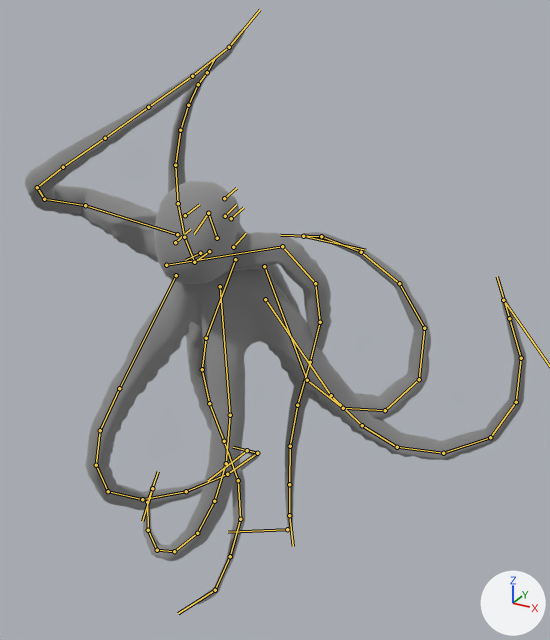
What one commit did to the FBX model Assets/Animations/bossAnimations/Octoboss_anim.fbx.
Before and after are seen from a 50 mm camera at (14.2, -22.7, 47.2) aimed at (1.5, 0.3, 35.7). Lighting does not change. The marker at lower right points along +X, +Y and +Z. Both versions are drawn at frame 88 of the action 'Octo_Idle.001'; the numbers are the values there. The bones that bend it are drawn over the model as lines.

Objects in the first picture: 'Octo_low'.
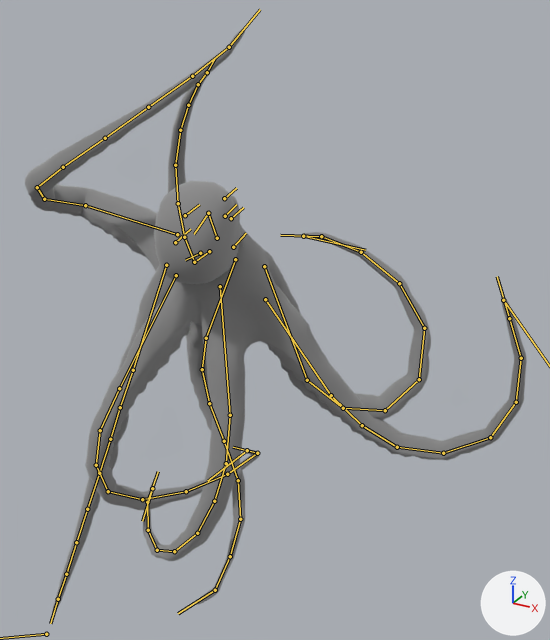
Location of each change, [x1, y1, x2, y2] in pixels of the pictures (550 x 640 px):
```json
{"object": "Octo_low", "change": "posed", "before": [25, 29, 527, 604], "after": [25, 29, 527, 612]}
{"bone": "RCT01", "before": "(166, 265) to (282, 246)", "after": "(166, 265) to (133, 370)"}
{"bone": "RCT02", "before": "(282, 246) to (315, 283)", "after": "(133, 370) to (120, 407)"}
{"bone": "RCT03", "before": "(315, 283) to (320, 322)", "after": "(120, 407) to (110, 439)"}
{"bone": "RCT04", "before": "(320, 322) to (310, 362)", "after": "(110, 439) to (99, 473)"}
{"bone": "RCT05", "before": "(310, 362) to (297, 405)", "after": "(99, 473) to (87, 509)"}
{"bone": "RCT06", "before": "(297, 405) to (290, 446)", "after": "(87, 509) to (76, 542)"}
{"bone": "RCT07", "before": "(290, 446) to (289, 484)", "after": "(76, 542) to (66, 574)"}
```

Scene script edits in JSON lines:
```json
{"block": "bone_rct01", "where": "bone_rct01 = bpy.data.objects['Octo_Armature'].pose.bones['RCT01']"}
{"op": "set", "path": "bone_rct01.rotation_quaternion", "old": "(0.072, 0.934, -0.264, 0.23)", "new": "(0.876, -0.442, 0.133, -0.141)", "note": "degrees (179, -28, -31) -> degrees (-55, 6, -22)"}
{"block": "bone_rct02", "where": "bone_rct02 = bpy.data.objects['Octo_Armature'].pose.bones['RCT02']  # child of 'RCT01'"}
{"op": "set", "path": "bone_rct02.rotation_quaternion", "old": "(0.866, 0.482, -0.09, 0.097)", "new": "(0.884, -0.071, 0.462, -0.03)", "note": "degrees (58, -14, 5) -> degrees (-15, 54, -12)"}
{"block": "bone_rct03", "where": "bone_rct03 = bpy.data.objects['Octo_Armature'].pose.bones['RCT03']  # child of 'RCT02'"}
{"op": "set", "path": "bone_rct03.rotation_quaternion", "old": "(0.952, 0.293, -0.07, 0.049)", "new": "(0.507, 0.021, 0.861, 0.022)", "note": "degrees (34, -9, 3) -> degrees (-7, 119, -7)"}
{"block": "bone_rct04", "where": "bone_rct04 = bpy.data.objects['Octo_Armature'].pose.bones['RCT04']  # child of 'RCT03'"}
{"op": "set", "path": "bone_rct04.rotation_quaternion", "old": "(0.99, 0.127, -0.052, 0.039)", "new": "(0.609, 0.014, 0.792, -0.042)", "note": "degrees (14, -6, 4) -> degrees (11, 105, 6)"}
{"block": "bone_rct05", "where": "bone_rct05 = bpy.data.objects['Octo_Armature'].pose.bones['RCT05']  # child of 'RCT04'"}
{"op": "set", "path": "bone_rct05.rotation_quaternion", "old": "(0.999, 0.012, -0.028, 0.029)", "new": "(0.948, -0.022, 0.316, 0.005)", "note": "degrees (1, -3, 3) -> degrees (-3, 37, 0)"}
{"block": "bone_rct06", "where": "bone_rct06 = bpy.data.objects['Octo_Armature'].pose.bones['RCT06']  # child of 'RCT05'"}
{"op": "set", "path": "bone_rct06.rotation_quaternion", "old": "(0.999, -0.04, -0.01, 0.014)", "new": "(0.995, 0.001, 0.101, -0.003)", "note": "degrees (-5, -1, 2) -> degrees (0, 12, 0)"}
{"block": "bone_rct07", "where": "bone_rct07 = bpy.data.objects['Octo_Armature'].pose.bones['RCT07']  # child of 'RCT06'"}
{"op": "set", "path": "bone_rct07.rotation_quaternion", "old": "(0.999, 0.022, -0.004, 0.038)", "new": "(0.999, -0.015, 0.031, -0.022)", "note": "degrees (2, -1, 4) -> degrees (-2, 4, -3)"}
```
